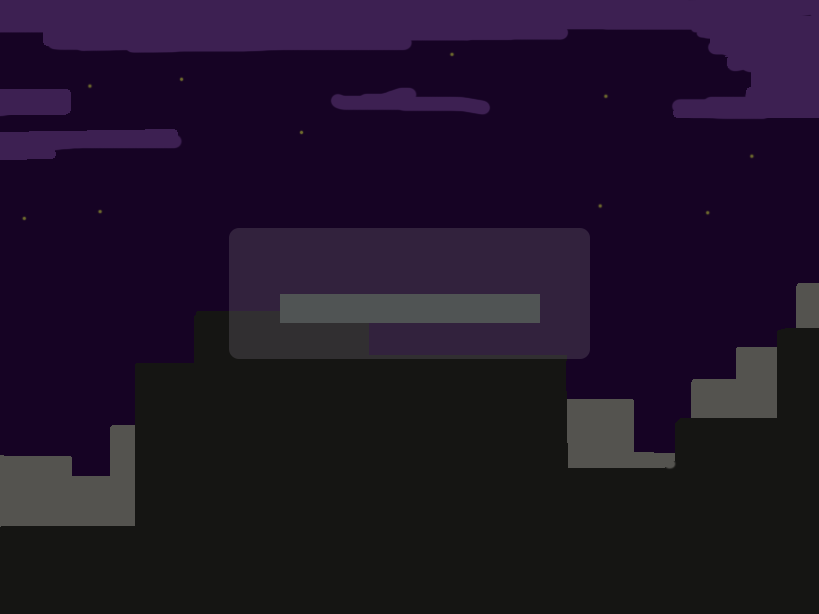
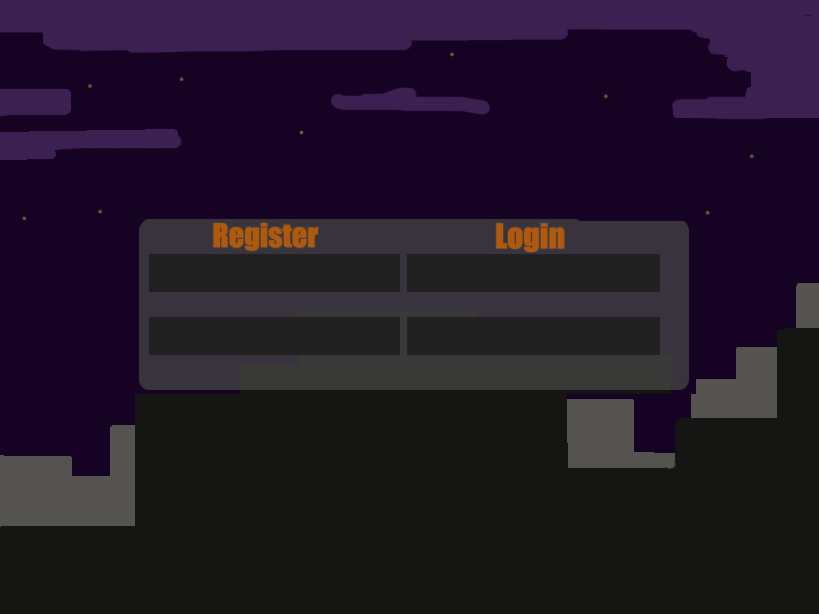
Before/after of a 819x614 layered artwork. What changed in the layer stack:
removed layer "Rectángulo 1" over 280, 294, 540, 323
renamed "cielo" to "Capa 1", hid it, opacity 100% → 53%, moved it out of group "background", painted on it over 135, 203, 696, 394
renamed "parallax 2" to "Capa 2", moved it out of group "background", painted on it over 135, 203, 696, 394
renamed "rotulos" to "Capa 0", showed it, painted on it over 135, 203, 696, 394
removed layer "Rectángulo redondeado 1" (was 26%) over 229, 228, 590, 359
removed group "background" (3 layers) over 135, 203, 696, 394
removed layer "parallax" from group "background" over 135, 311, 696, 394
